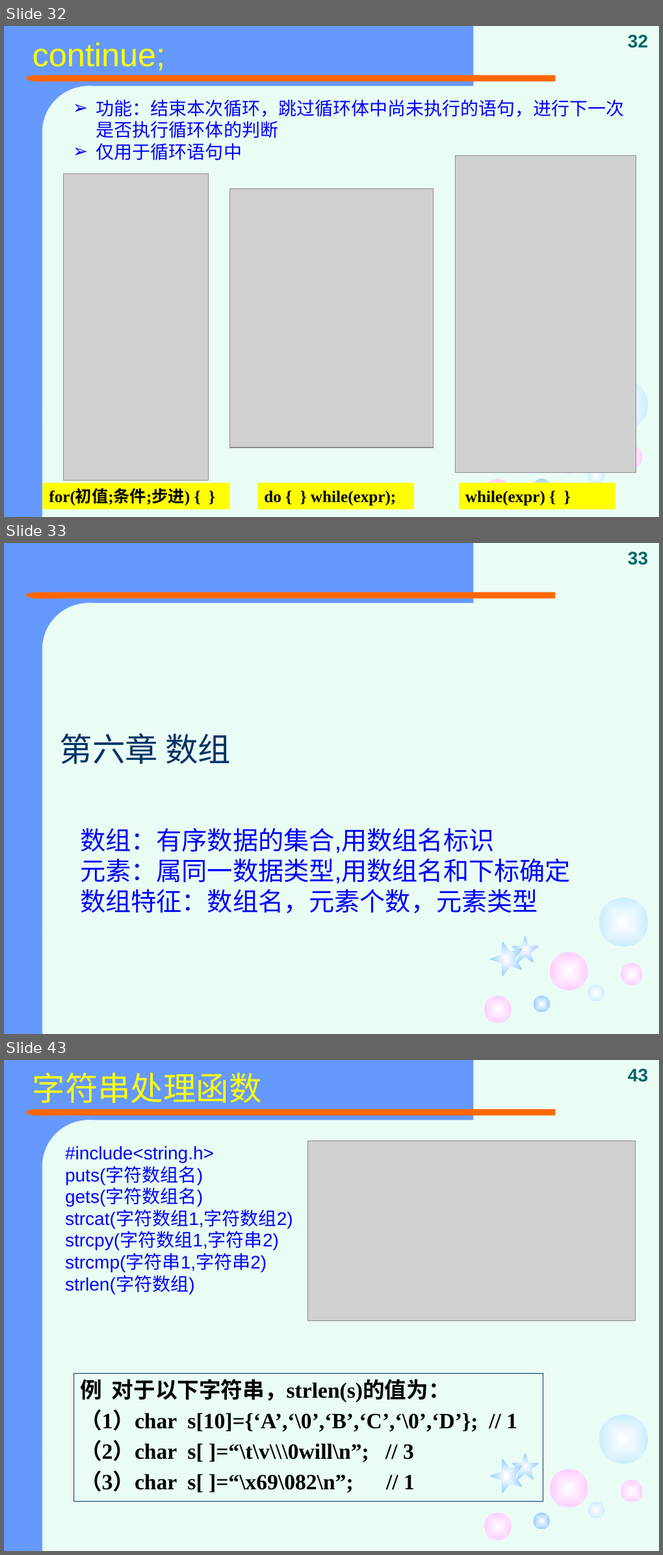
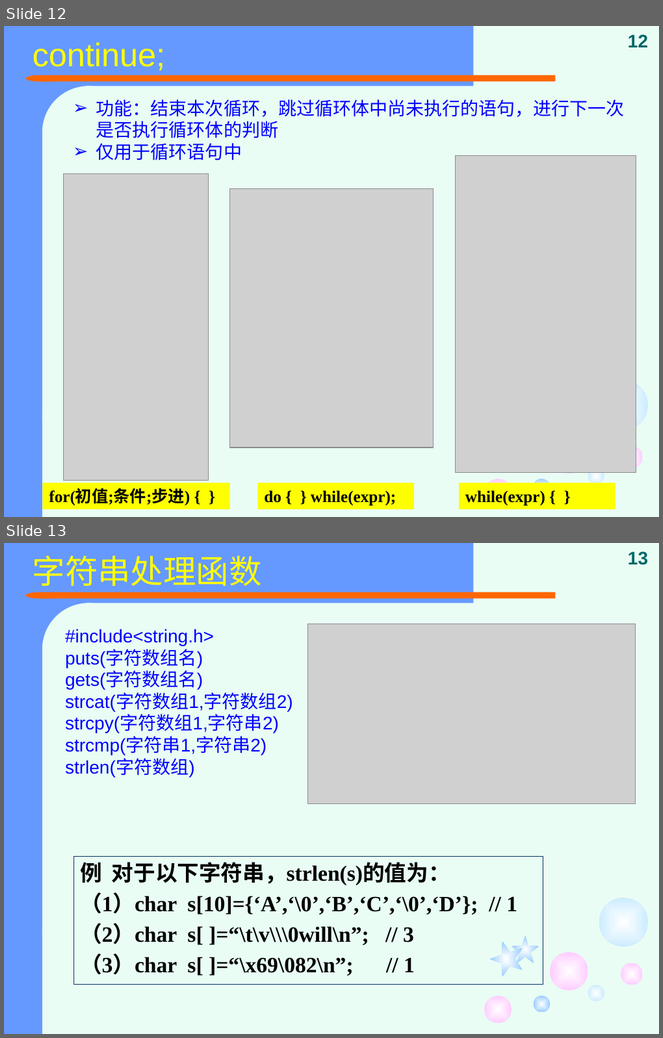
Before and after one commit to jtrfid/C-Repositories, a slide deck: 2015备课/课件/复习.pptx. Shown one above the other, each under a label of ours: slides 32, 33 and 43 before the commit, slides 12 and 13 after it; the slides between them are not shown. The pictures are 663x1555 and 663x1038 pixels, drawn with LibreOffice and Linux fonts; fonts in the diff are those of the drawing; grey boxes stand for pictures. Boxes give left, top, right and bottom in pixels: in the first picture for what was removed or moved away, otherwise in the second. Text is boxed around its words. In the diff, an @@ line names an element or a change of style, - is before the commit and + after.

```diff
--- a/2015备课/课件/复习.pptx
+++ b/2015备课/课件/复习.pptx
@@ slide 33 removed at [4, 543, 659, 1034], background #E9FDF4; not listed: 14 template elements that a slide beside it also shows @@
@@ page number removed at [628, 551, 648, 565] @@
-33
@@ title removed at [60, 733, 231, 764] @@
-第六章 数组
@@ subtitle removed at [80, 828, 571, 913] @@
-数组：有序数据的集合,用数组名标识
-元素：属同一数据类型,用数组名和下标确定
-数组特征：数组名，元素个数，元素类型
@@ what was slide 32 is now slide 12 @@
@@ page number at [628, 34, 648, 47]: text changed @@
-32
+12
@@ what was slide 43 is now slide 13 @@
@@ page number at [628, 551, 648, 565]: text changed @@
-43
+13
```
Also in this commit, not shown: 5 slides changed, 4 slides added, 48 other slides removed.
